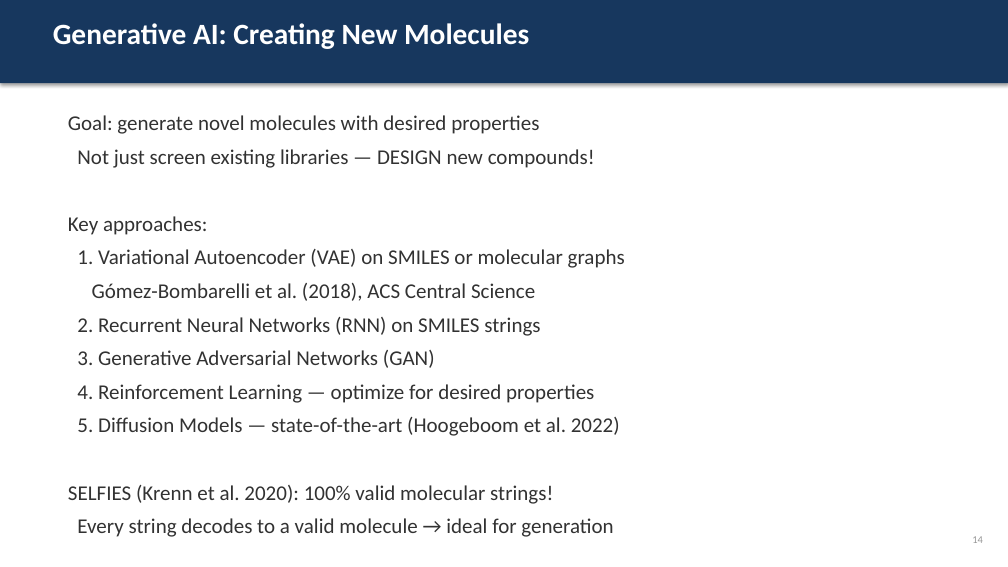
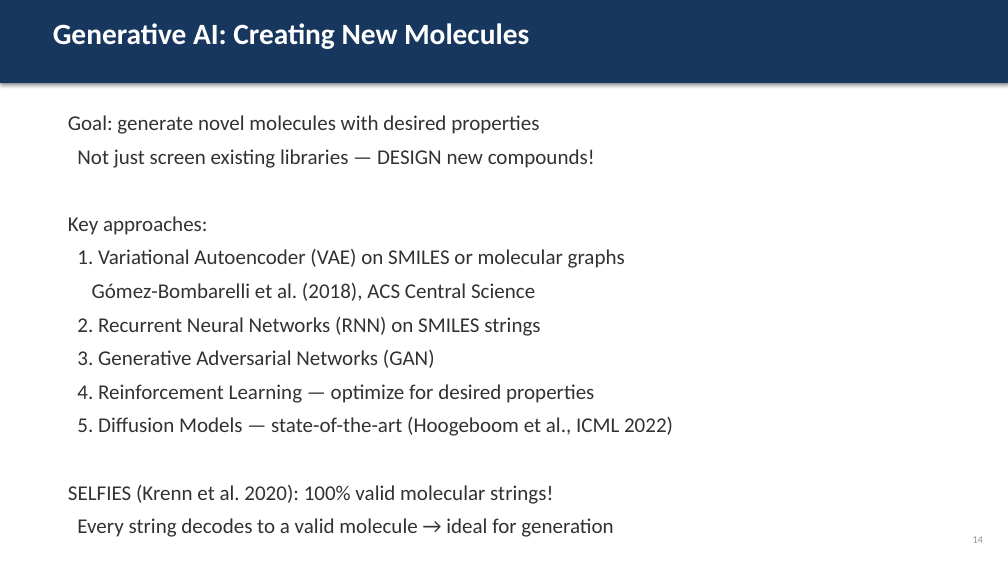
Before and after one commit to officialprateekmethwani-coder/AI-Drug-Discovery, a slide deck: slide 14 of day3_deep_learning/slides.pptx. Drawn at 1008x567 pixels with LibreOffice and Linux fonts; fonts in the diff are those of the drawing. Boxes give left, top, right and bottom in pixels: in the first picture for what was removed or moved away, otherwise in the second. Text is boxed around its words. In the diff, an @@ line names an element or a change of style, - is before the commit and + after.

```diff
--- a/day3_deep_learning/slides.pptx
+++ b/day3_deep_learning/slides.pptx
@@ text at <box>77,417,673,436</box>: text changed @@
-5. Diffusion Models — state-of-the-art (Hoogeboom et al. 2022)
+5. Diffusion Models — state-of-the-art (Hoogeboom et al., ICML 2022)
```
Also in this commit, not shown: 3 other slides changed, 5 other files.
